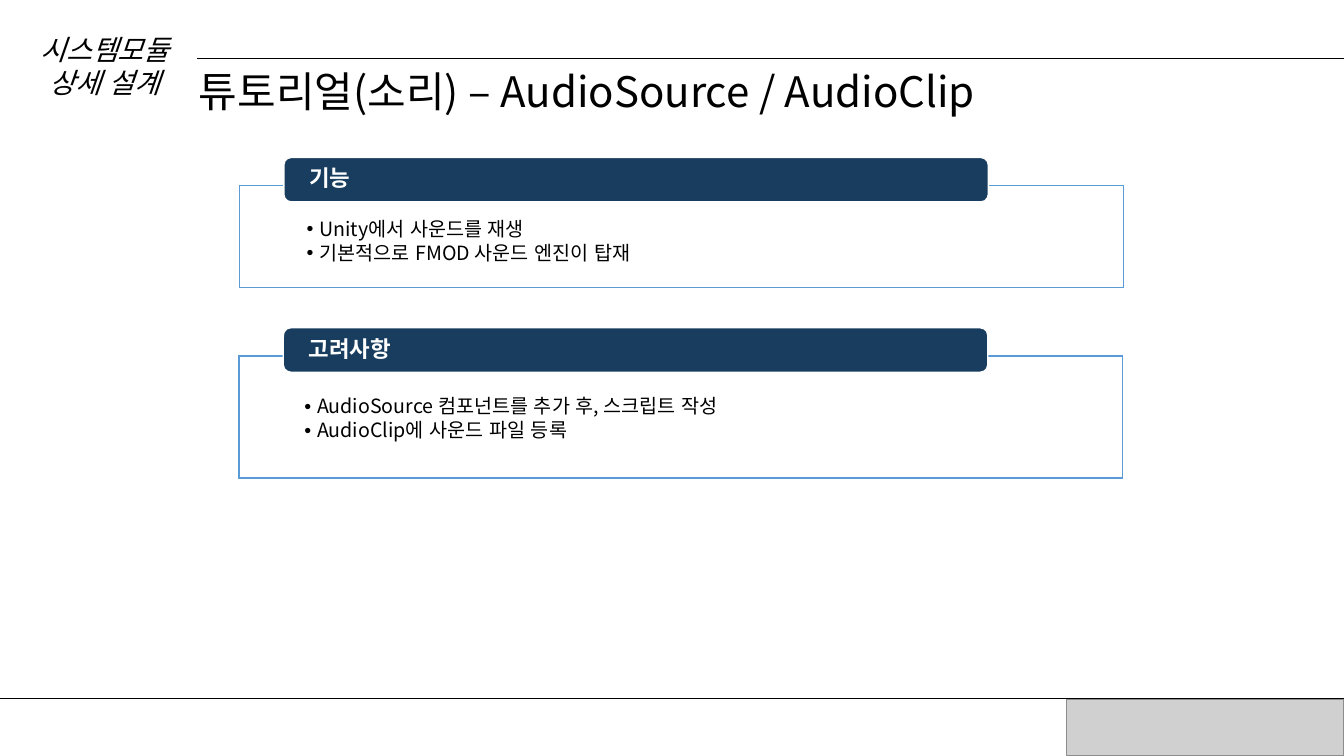
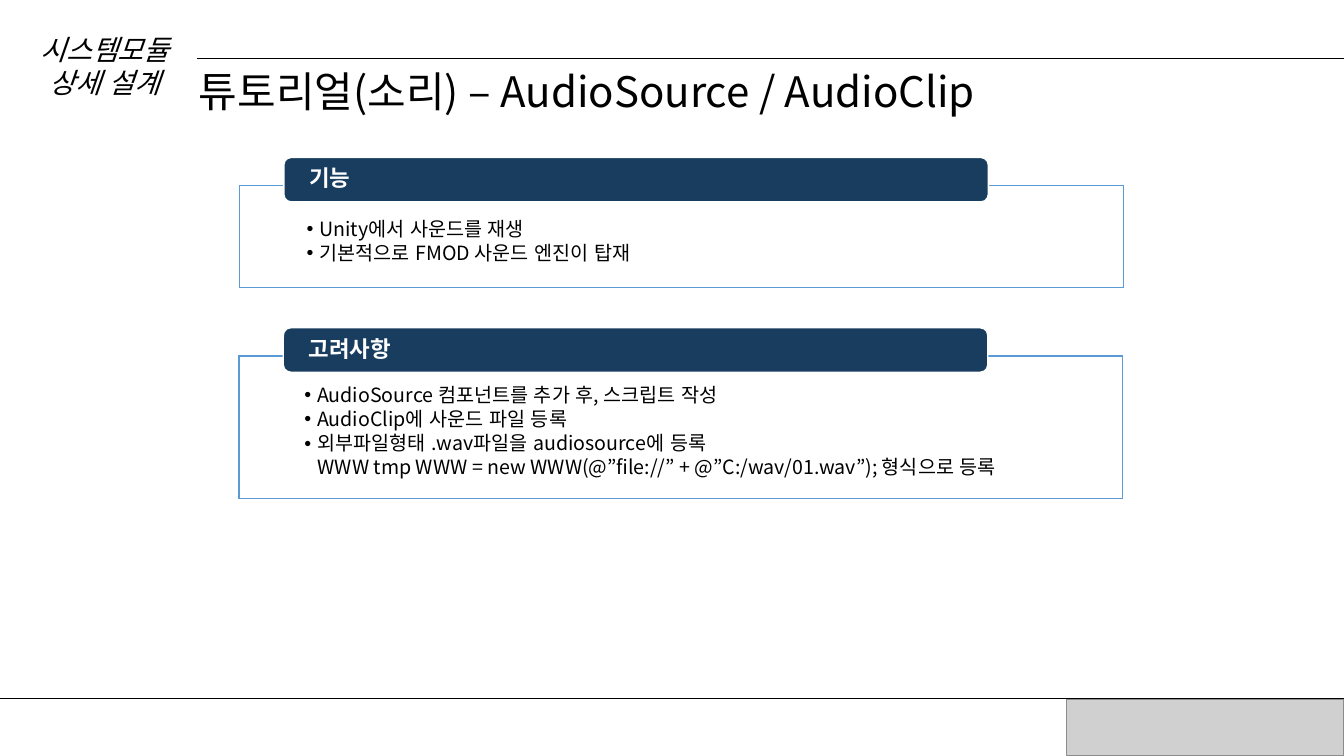
Before and after one commit to MaHyunMin/Capstone, a slide deck: slide 17 of 설계서4-9(마현민, 김무중).pptx (slide 19 before the commit). Drawn at 1344x756 pixels with LibreOffice and Linux fonts; fonts in the diff are those of the drawing; grey boxes stand for pictures. Boxes give left, top, right and bottom in pixels: in the first picture for what was removed or moved away, otherwise in the second. Text is boxed around its words. In the diff, an @@ line names an element or a change of style, - is before the commit and + after.

```diff
--- a/설계서4-9(마현민, 김무중).pptx
+++ b/설계서4-9(마현민, 김무중).pptx
@@ rectangle: place and size @@
-rectangle at (239,356,1123,478)
+rectangle at (239,356,1123,499)
@@ text "AudioSource 컴포넌트를 추가 후, 스크립트 ...": place and size @@
-text "AudioSource 컴포넌트를 추가 후, 스크립트 ..." at (317,396,717,442)
+text "AudioSource 컴포넌트를 추가 후, 스크립트 ..." at (317,385,996,479)
@@ text at (317,430,996,479): paragraphs added @@
+  •• 외부파일형태 .wav파일을 audiosource에 등록
+  WWW tmp WWW = new WWW(@”file://” + @”C:/wav/01.wav”); 형식으로 등록
```
Also in this commit, not shown: 7 other slides changed, 4 slides added, 2 slides removed, 2 other files.
